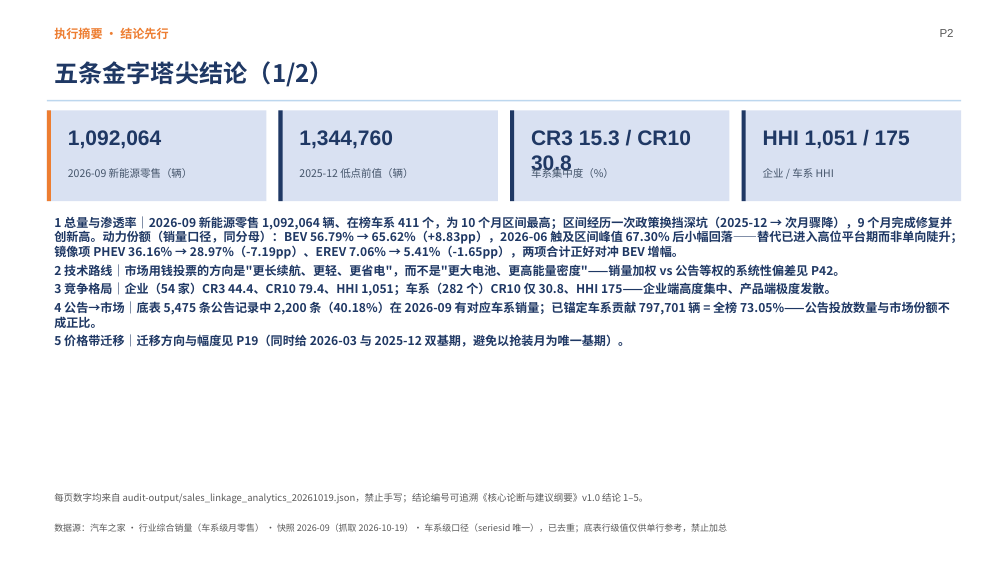
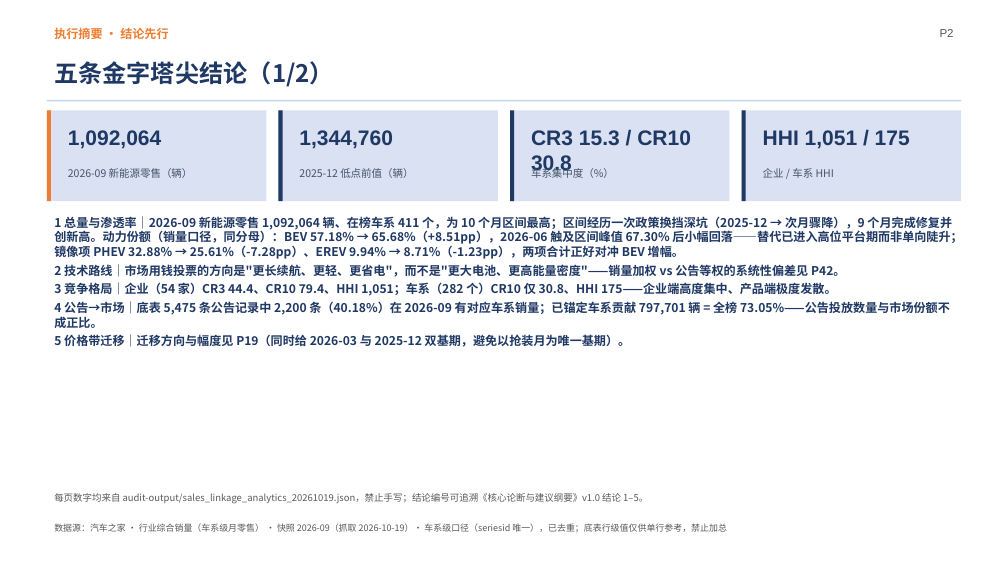
Before and after one commit to coolcat0125/TA-Analysis, a slide deck: slide 2 of 02_交付物/NEV公告车型行业分析_演示文稿.pptx. Drawn at 1008x567 pixels with LibreOffice and Linux fonts; fonts in the diff are those of the drawing. Boxes give left, top, right and bottom in pixels: in the first picture for what was removed or moved away, otherwise in the second. Text is boxed around its words. In the diff, an @@ line names an element or a change of style, - is before the commit and + after.

```diff
--- a/02_交付物/NEV公告车型行业分析_演示文稿.pptx
+++ b/02_交付物/NEV公告车型行业分析_演示文稿.pptx
@@ text at <box>54,214,962,259</box>: text changed @@
-1 总量与渗透率｜2026-09 新能源零售 1,092,064 辆、在榜车系 411 个，为 10 个月区间最高；区间经历一次政策换挡深坑（2025-12 → 次月骤降），9 个月完成修复并创新高。动力份额（销量口径，同分母）：BEV 56.79% → 65.62%（+8.83pp），2026-06 触及区间峰值 67.30% 后小幅回落——替代已进入高位平台期而非单向陡升；镜像项 PHEV 36.16% → 28.97%（-7.19pp）、EREV 7.06% → 5.41%（-1.65pp），两项合计正好对冲 BEV 增幅。
+1 总量与渗透率｜2026-09 新能源零售 1,092,064 辆、在榜车系 411 个，为 10 个月区间最高；区间经历一次政策换挡深坑（2025-12 → 次月骤降），9 个月完成修复并创新高。动力份额（销量口径，同分母）：BEV 57.18% → 65.68%（+8.51pp），2026-06 触及区间峰值 67.30% 后小幅回落——替代已进入高位平台期而非单向陡升；镜像项 PHEV 32.88% → 25.61%（-7.28pp）、EREV 9.94% → 8.71%（-1.23pp），两项合计正好对冲 BEV 增幅。
```
Also in this commit, not shown: 5 other slides changed, 13 other files.
